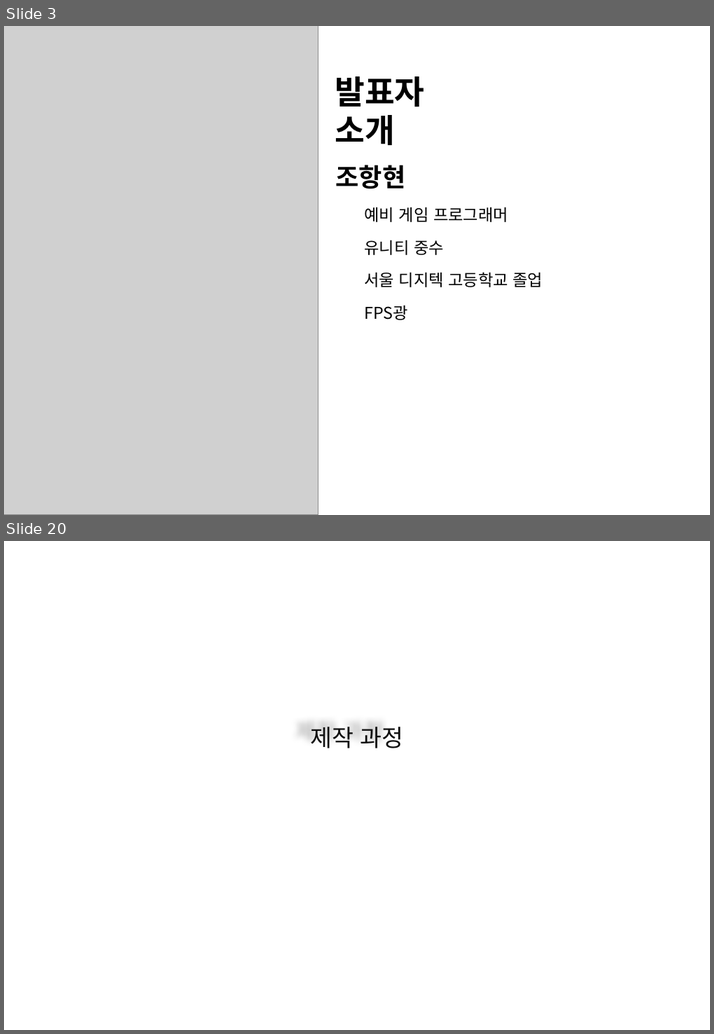
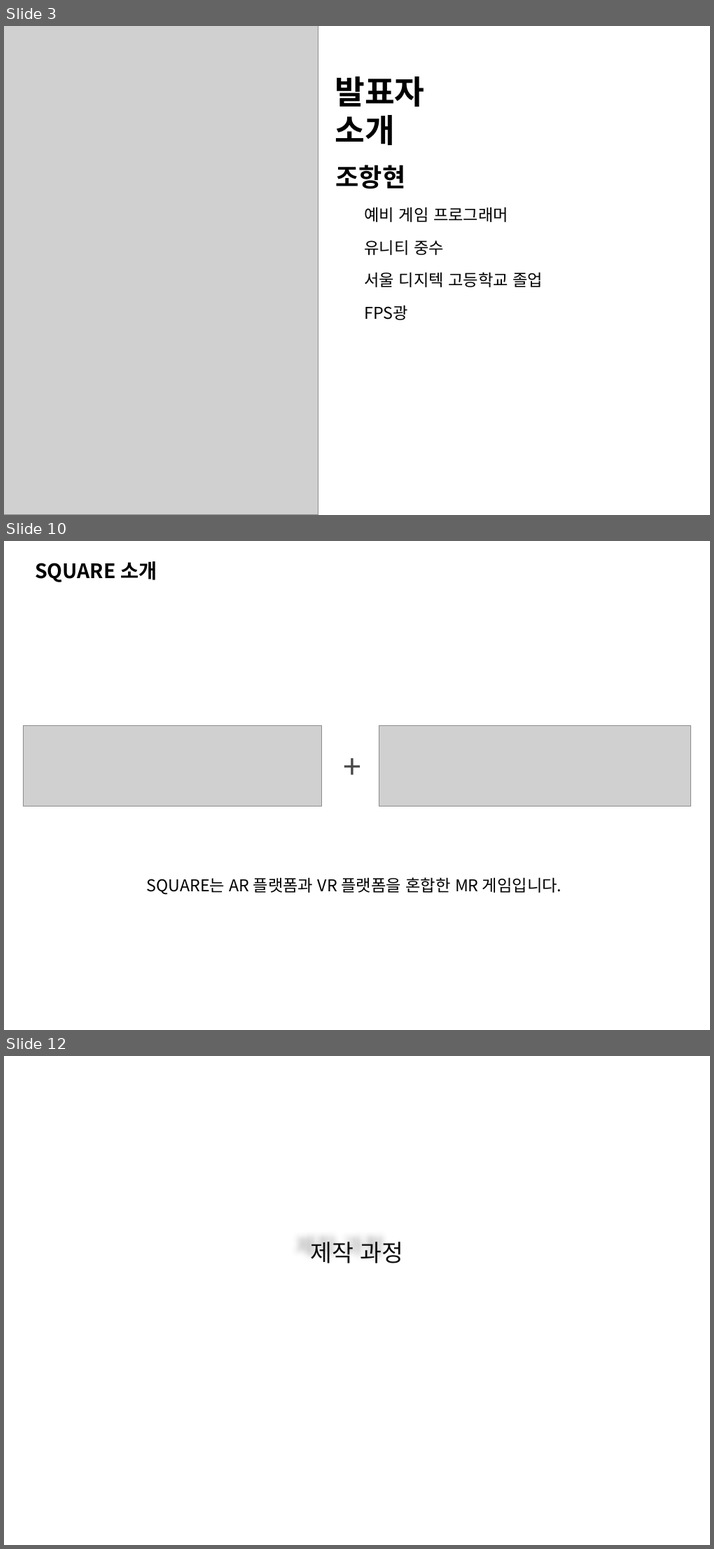
Before and after one commit to Hanghyeon/SQUARE, a slide deck: User_OtherFiles/포폴 발표 준비/2017_NCIA.pptx. Shown one above the other, each under a label of ours: slides 3 and 20 before the commit, slides 3, 10 and 12 after it; the slides between them are not shown. The pictures are 714x1034 and 714x1549 pixels, drawn with LibreOffice and Linux fonts; fonts in the diff are those of the drawing; grey boxes stand for pictures; background and template pictures are left out. Boxes give left, top, right and bottom in pixels: in the first picture for what was removed or moved away, otherwise in the second. Text is boxed around its words. In the diff, an @@ line names an element or a change of style, - is before the commit and + after.

```diff
--- a/User_OtherFiles/포폴 발표 준비/2017_NCIA.pptx
+++ b/User_OtherFiles/포폴 발표 준비/2017_NCIA.pptx
@@ slide 10 added at (4, 541, 710, 1030), background picture (left out) @@
@@ text added at (35, 561, 157, 582), 22 pt, text #000000, bold @@
+SQUARE 소개
@@ picture added at (23, 726, 321, 806) @@
@@ picture added at (378, 726, 691, 806) @@
@@ text added at (337, 743, 364, 789), 36 pt, text #484848 @@
++
@@ text added at (147, 877, 561, 895), 18 pt, text #000000 @@
+SQUARE는 AR 플랫폼과 VR 플랫폼을 혼합한 MR 게임입니다.
@@ what was slide 20 is now slide 12 @@
```
Also in this commit, not shown: 12 slides changed, 1 other slide added, 10 slides removed, 1 other file.
